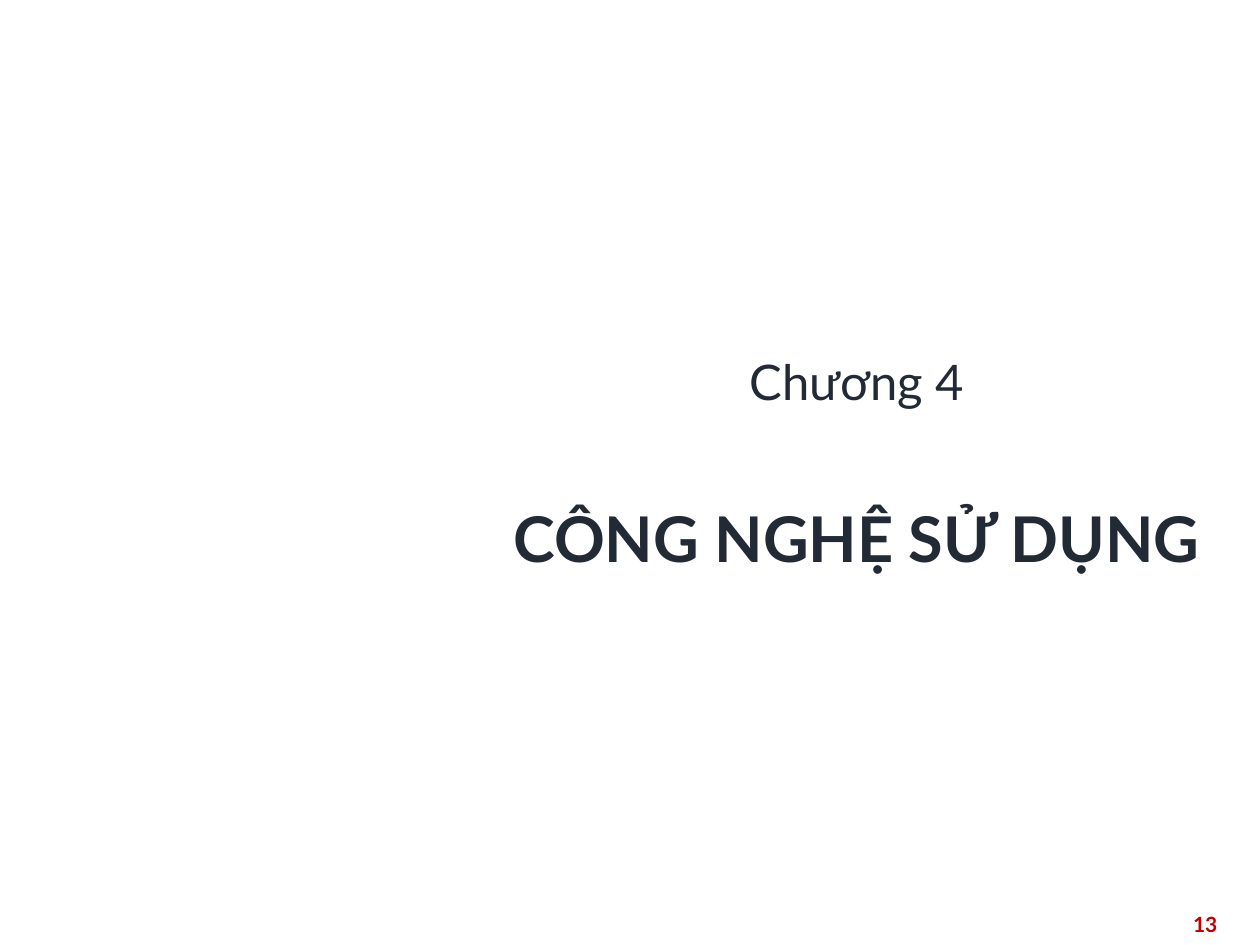
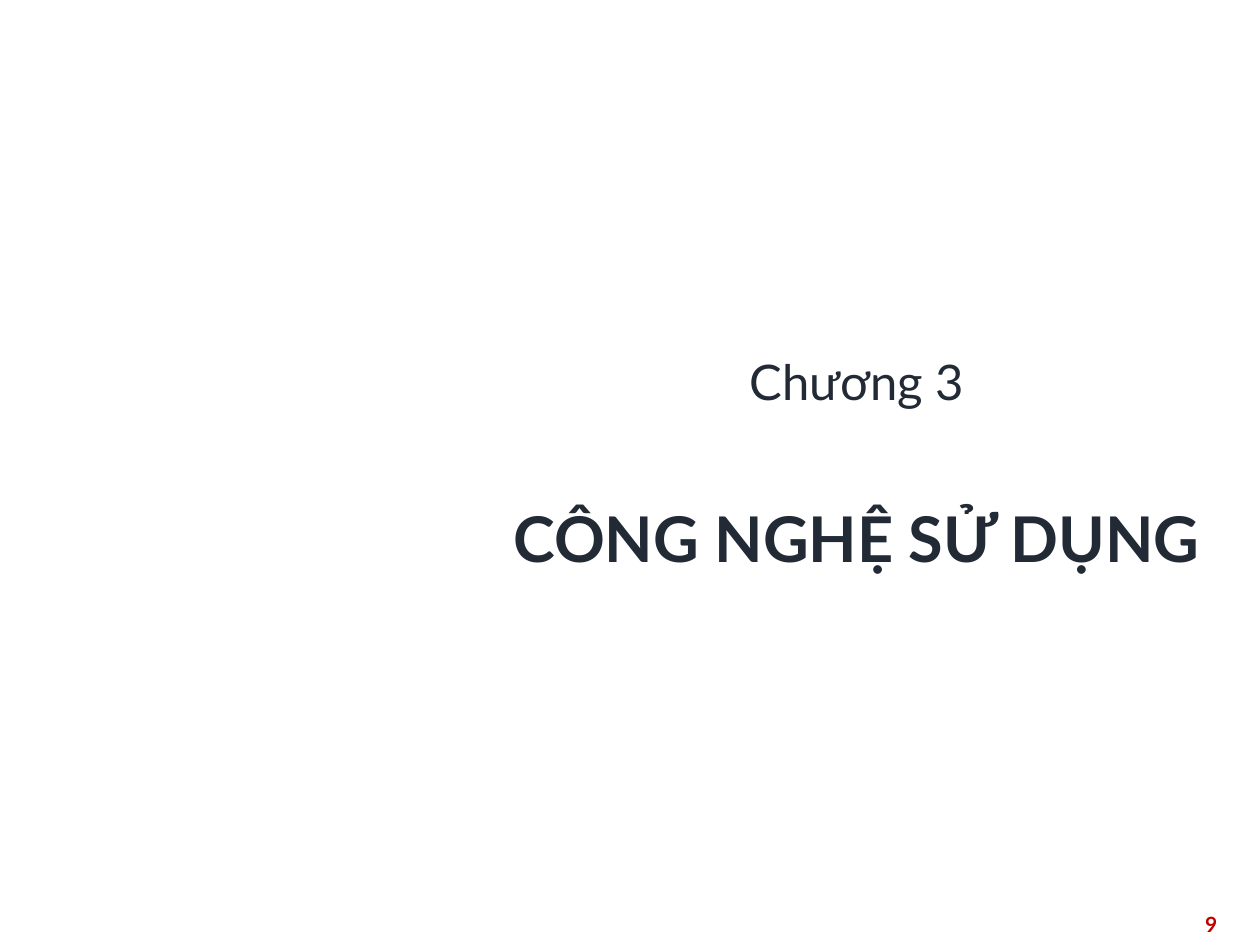
Before and after one commit to hkgkhanh/OOP-Final-Project, a slide deck: slide 9 of report/slide.pptx (slide 13 before the commit). Drawn at 1260x945 pixels with LibreOffice and Linux fonts; fonts in the diff are those of the drawing; background and template pictures are left out. Boxes give left, top, right and bottom in pixels: in the first picture for what was removed or moved away, otherwise in the second. Text is boxed around its words. In the diff, an @@ line names an element or a change of style, - is before the commit and + after.

```diff
--- a/report/slide.pptx
+++ b/report/slide.pptx
@@ text at (749,364,963,409): text changed @@
-Chương 4
+Chương 3
@@ page number at (1205,916,1217,932): text changed @@
-13
+9
```
Also in this commit, not shown: 6 other slides changed, 1 slide added.
